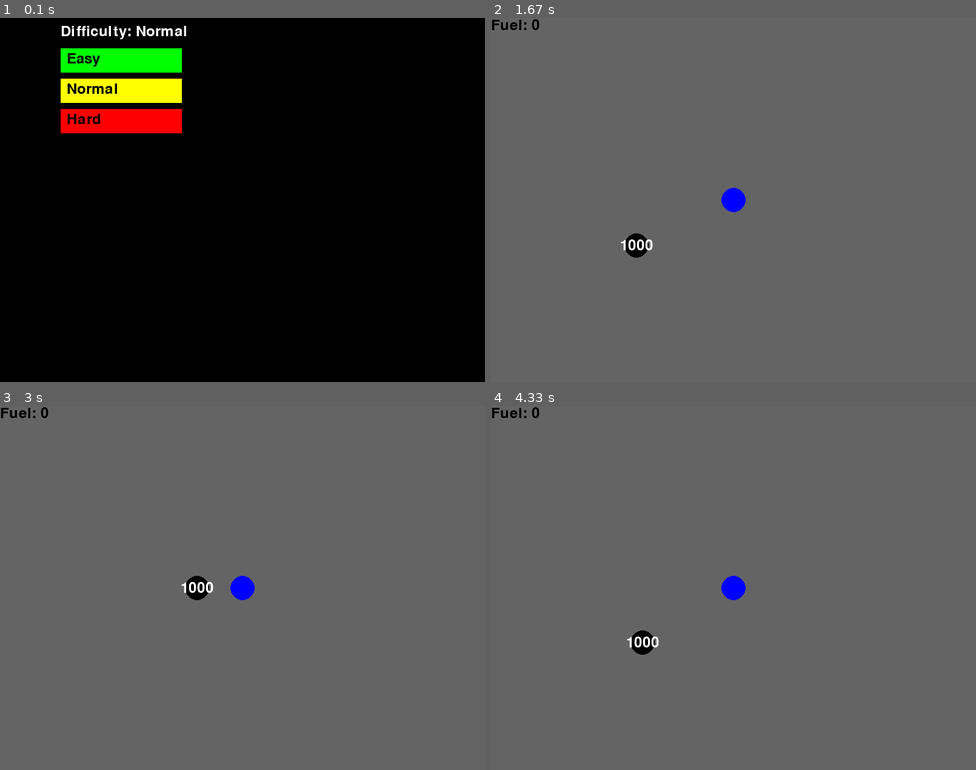
Above: before the commit, frames 1-4 (two rows, left to right).
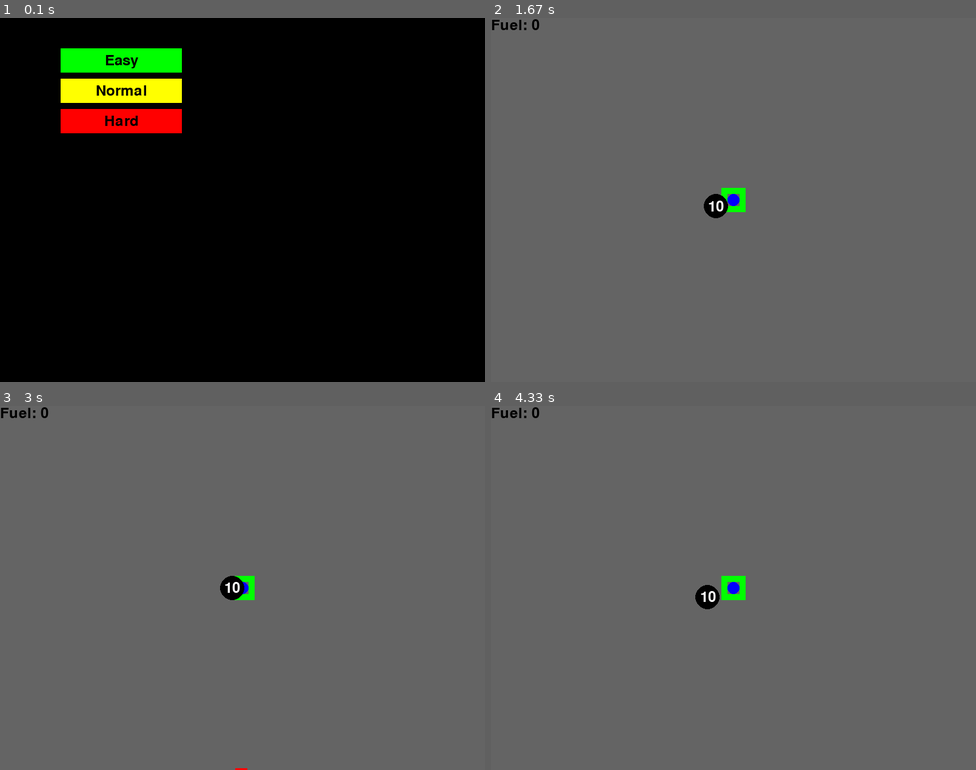
Above: after the commit, the same moments.

Repository: mofukerlinerr/PNP-DTC
Game: pygame game, started from PNP-DTC/DTCGame.py
Two runs of this game, one before a commit and one after it. Both use one fixed random seed, a clock stepped at 60 frames per second and the inputs below.
Inputs:
- Up to frame 1 (0.1 s): no input
- Up to frame 2 (1.67 s): click "Normal" at 0.38 s; hold D 0.67-1.13 s; hold W 1.17-1.47 s; hold D from 1.5 s (still down)
- Up to frame 3 (3 s): release D at 1.97 s; hold A 2-2.53 s; hold S 2.57-2.87 s; hold A from 2.9 s (still down)
- Up to frame 4 (4.33 s): release A at 3.3 s; hold W 3.33-3.7 s; hold D from 3.73 s (still down)

The runs differ from the first frame. In frame 1, 1.1% of the frame differs, in the area x 12-39%, y 2-30%; in frame 2, 0.8%; in frame 3, 0.7%; in frame 4, 0.8%.

Commit message:
new states JTK
new momentum player movement (wip)
new enemy definition
new top, bottom, left , right collision boxes

Diff:
--- a/PNP-DTC/DTCGame.py
+++ b/PNP-DTC/DTCGame.py
@@ -1,7 +1,7 @@
 import random
 import pygame
 import sys
-from enum import Enum
+import enum
 
 # ----------------------------
 # Startup area
@@ -13,9 +13,7 @@
 # ----------------------------
 font = pygame.font.Font(None, 36)
 
-playingarea = 0
-spawnX = playingarea - 10
-spawnY = playingarea - 10
+playingarea = 500
 
 difficulty = "Normal"
 difficulty_select = True
@@ -29,14 +27,16 @@
 genX = 0
 genY = 0
 
-map_scale = playingarea / 2000
-gen = 1000
+map_scale = 0.2
+gen = 10
 
 screen_width = 800
 screen_height = 600
 
 control = True
-player_speed = 5
+player_maxspeed = 5
+player_speedM = 0.1
+player_speed = 0
 playerX = 0
 playerY = 0
 player_moving = False
@@ -44,18 +44,45 @@
 playerhealth = 100
 collection_area = 50
 origin_area = 250
-
-Fuel_worth = 5
-Fuel_count = playingarea // 100
-
-
-# ----------------------------
-# list setup area
-# ----------------------------
-rects = []
-
-for i in range(Fuel_count):
-    rects.append(pygame.Rect(random.randint(-spawnX, spawnX), random.randint(-spawnY, spawnY), 20, 20))
+player_mX = 0
+player_mY = 0
+
+Fuel_worth = 10
+Fuel_count = 10
+Fuel_counted = 0
+
+
+# ----------------------------
+# Classes
+# ----------------------------
+class enemy:
+    def __init__(self, x, y, width, height, color):
+        self.rect = pygame.Rect(x - camera_x, y - camera_y, width, height)
+        self.color = color
+
+    def draw(self, screen):
+        pygame.draw.rect(screen, self.color, self.rect)
+        text_surface = self.font.render(self.text, True, self.text_color)
+        text_rect = text_surface.get_rect(center=self.rect.center)
+        screen.blit(text_surface, text_rect)
+#-------------------------------------------------------------------
+class button:
+    def __init__(self, x, y, width, height, text, color):
+        self.rect = pygame.Rect(x, y, width, height)
+        self.text = text
+        self.color = color
+
+    def draw(self, screen):
+        pygame.draw.rect(screen, self.color, self.rect)
+
+        font = pygame.font.Font(None, 36)
+        text_surface = font.render(self.text, True, (0, 0, 0))
+        text_rect = text_surface.get_rect(center=self.rect.center)
+        screen.blit(text_surface, text_rect)
+
+    def is_clicked(self, mouse_pos):
+        return self.rect.collidepoint(mouse_pos)
+#-------------------------------------------------------------------
 
 # ----------------------------
 # pygame variables
@@ -63,6 +90,10 @@
 screen = pygame.display.set_mode((screen_width, screen_height))
 pygame.display.set_caption("DTC Game")
 clock = pygame.time.Clock()
+
+button_easy = button(100, 50, 200, 40, "Easy", (0, 255, 0))
+button_normal = button(100, 100, 200, 40, "Normal", (255, 255, 0))
+button_hard = button(100, 150, 200, 40, "Hard", (255, 0, 0))
 
 while difficulty_select:
     for event in pygame.event.get():
@@ -72,46 +103,39 @@
         elif event.type == pygame.MOUSEBUTTONDOWN:
             click_pos = event.pos
 
-            button_easy = pygame.Rect(100, 50, 200, 40)
-            button_normal = pygame.Rect(100, 100, 200, 40)
-            button_hard = pygame.Rect(100, 150, 200, 40)
-
-            if button_easy.collidepoint(click_pos):
+            if button_easy.is_clicked(click_pos):
                 difficulty = "Easy"
                 difficulty_select = False
                 playingarea = 500
-            elif button_normal.collidepoint(click_pos):
+                Fuel_count = 5
+            elif button_normal.is_clicked(click_pos):
                 difficulty = "Normal"
                 difficulty_select = False
                 playingarea = 1000
-            elif button_hard.collidepoint(click_pos):
+                Fuel_count = 10
+            elif button_hard.is_clicked(click_pos):
                 difficulty = "Hard"
                 difficulty_select = False
                 playingarea = 2000
+                Fuel_count = 100
 
     screen.fill((0, 0, 0))
-    difficulty_text = font.render(f"Difficulty: {difficulty}", True, (255, 255, 255))
-    screen.blit(difficulty_text, (100, 10))
-
-    button_easy = pygame.Rect(100, 50, 200, 40)
-    button_normal = pygame.Rect(100, 100, 200, 40)
-    button_hard = pygame.Rect(100, 150, 200, 40)
-
-    pygame.draw.rect(screen, (0, 255, 0), button_easy)
-    pygame.draw.rect(screen, (255, 255, 0), button_normal)
-    pygame.draw.rect(screen, (255, 0, 0), button_hard)
-
-    easy_text = font.render("Easy", True, (0, 0, 0))
-    normal_text = font.render("Normal", True, (0, 0, 0))
-    hard_text = font.render("Hard", True, (0, 0, 0))
-
-    screen.blit(easy_text, (button_easy.x + 10, button_easy.y + 5))
-    screen.blit(normal_text, (button_normal.x + 10, button_normal.y + 5))
-    screen.blit(hard_text, (button_hard.x + 10, button_hard.y + 5))
+    button_easy.draw(screen)
+    button_normal.draw(screen)
+    button_hard.draw(screen)
+
+    spawnX = playingarea - 10
+    spawnY = playingarea - 10
 
     pygame.display.flip()
     clock.tick(50)
 
+rects = []
+
+for i in range(Fuel_count):
+    rects.append(pygame.Rect(random.randint(-spawnX, spawnX), random.randint(-spawnY, spawnY), 20, 20))
+    Fuel_counted += 1
+    print(Fuel_counted)
 # ----------------------------
 # Main game loop
 # ----------------------------
@@ -121,32 +145,38 @@
             running = False
 
     if control:
-
         keys = pygame.key.get_pressed()
         player_moving = False
 
         if keys[pygame.K_w]:
             playerY -= player_speed
+            player_speed += player_speedM
             player_moving = True
             player_direction = "up"
 
         if keys[pygame.K_a]:
             playerX -= player_speed
+            player_speed += player_speedM
             player_moving = True
             player_direction = "left"
 
         if keys[pygame.K_s]:
             playerY += player_speed
+            player_speed += player_speedM
             player_moving = True
             player_direction = "down"
 
         if keys[pygame.K_d]:
             playerX += player_speed
+            player_speed += player_speedM
             player_moving = True
             player_direction = "right"
 
         if keys[pygame.K_e]:
             map_open = True
+
+        if not any((keys[pygame.K_w], keys[pygame.K_a], keys[pygame.K_s], keys[pygame.K_d])):
+            player_speed = 0
 
         if keys[pygame.K_r] and Fuel > 0:
             if player_direction == "up":
@@ -160,6 +190,10 @@
 
             Fuel -= 1
 
+    if player_speed > player_maxspeed:
+        player_speed = player_maxspeed
+
+
 
     # ----------------------------
     # map area
@@ -234,13 +268,18 @@
             rect.y = random.randint(-spawnY, spawnY)
             Fuel += 1
 
-    print(f'Player: {playerX}, {playerY} | Fuel: {Fuel} | Gen: {gen:.0f} | Time: {time:.2f}| Difficulty: {difficulty}| Player Direction: {player_direction}')
+    print(f'Player: {playerX}, {playerY} | Fuel: {Fuel} | Gen: {gen:.0f} | Time: {time:.2f}| Difficulty: {difficulty}| Player Direction: {player_direction}| Fuel On Map: {Fuel_counted}')
     screen.fill((100, 100, 100))
 
 # ----------------------------
 # active variables area
 # ----------------------------
     player_rect = pygame.Rect(playerX - camera_x - 20, playerY - camera_y - 20, 40, 40)
+    player_rect_top = pygame.Rect(playerX - camera_x - 20, playerY - camera_y - 20, 40, 40)
+    player_rect_bottom = pygame.Rect(playerX - camera_x - 20, playerY - camera_y - 20, 40, 40)
+    player_rect_left = pygame.Rect(playerX - camera_x - 20, playerY - camera_y - 20, 40, 40)
+    player_rect_right = pygame.Rect(playerX - camera_x - 20, playerY - camera_y - 20, 40, 40)
+
     origin_screen_x = 0 - camera_x
     origin_screen_y = 0 - camera_y
     origin_radius = 20
@@ -254,7 +293,11 @@
     for rect in rects:
         pygame.draw.rect(screen, (255, 0, 0), (rect.x - camera_x, rect.y - camera_y, rect.width, rect.height))
 
-    pygame.draw.circle(screen, (0, 0, 255), player_rect.center, 20)
+    pygame.draw.circle(screen, (0, 0, 255), player_rect.center, 10)
+    pygame.draw.rect(screen, (0, 255, 0), player_rect_top, 10)
+    pygame.draw.rect(screen, (0, 255, 0), player_rect_bottom, 10)
+    pygame.draw.rect(screen, (0, 255, 0), player_rect_left, 10)
+    pygame.draw.rect(screen, (0, 255, 0), player_rect_right, 10)
 
     screen.blit(fuel_count, (0, 0))
 
